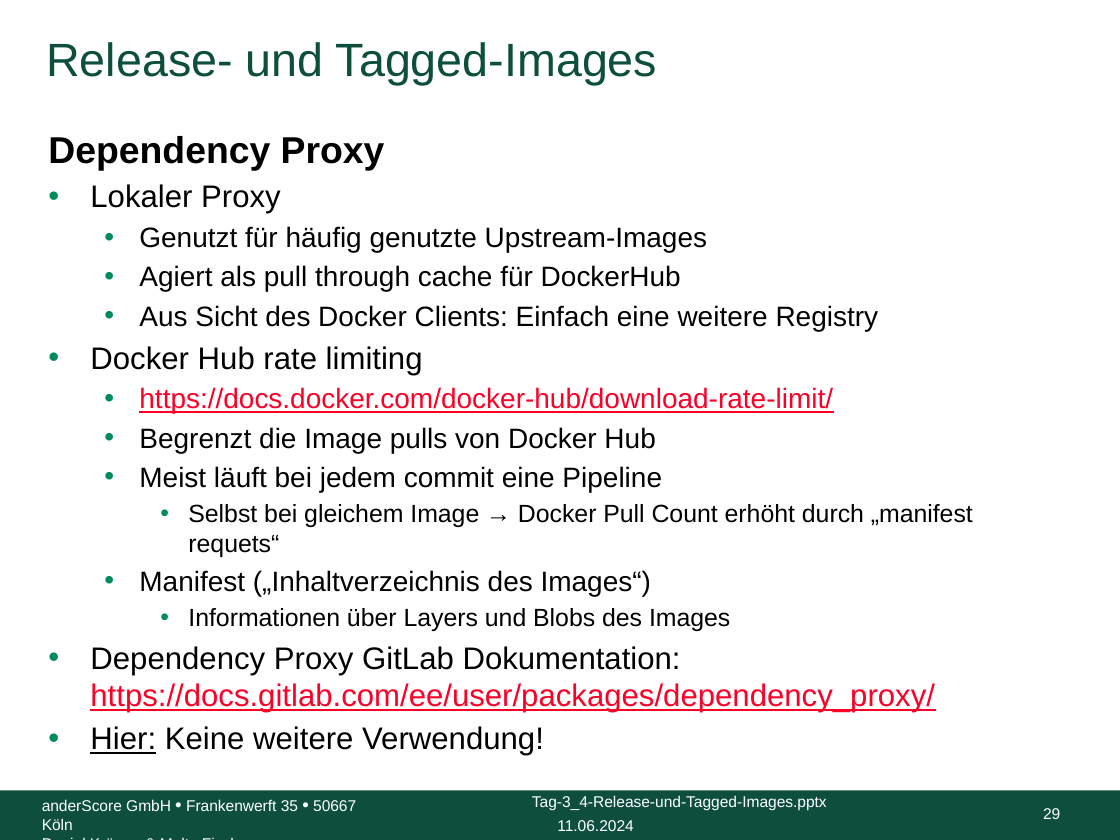
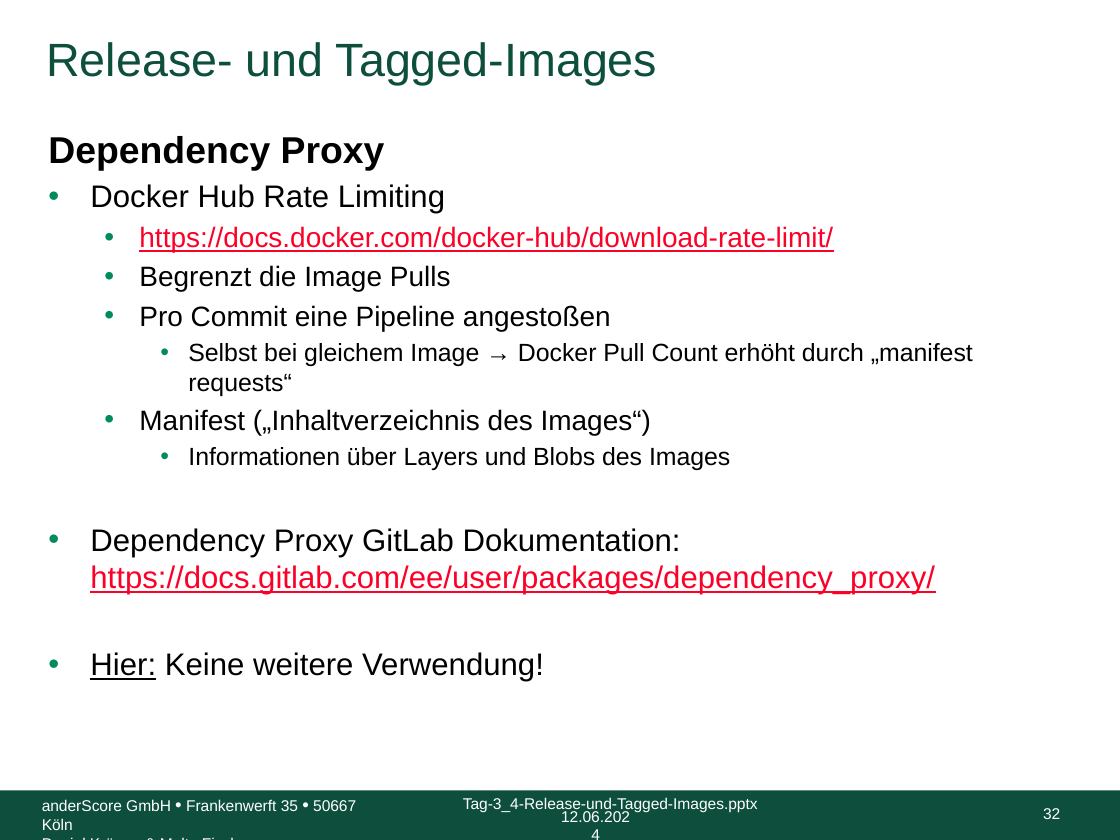
Before and after one commit to anderscore-gmbh/gitlab, a slide deck: slide 32 of slides/Tag-3_4-Release-und-Tagged-Images.pptx (slide 29 before the commit). Drawn at 1120x840 pixels with LibreOffice and Linux fonts; fonts in the diff are those of the drawing; background and template pictures are left out. Boxes give left, top, right and bottom in pixels: in the first picture for what was removed or moved away, otherwise in the second. Text is boxed around its words. In the diff, an @@ line names an element or a change of style, - is before the commit and + after.

```diff
--- a/slides/Tag-3_4-Release-und-Tagged-Images.pptx
+++ b/slides/Tag-3_4-Release-und-Tagged-Images.pptx
@@ text at box(90, 184, 445, 214): text changed; size 18 to 20 pt @@
-• Lokaler Proxy
-  • Genutzt für häufig genutzte Upstream-Images
-  • Agiert als pull through cache für DockerHub
-  • Aus Sicht des Docker Clients: Einfach eine weitere Registry
-• Docker Hub rate limiting
+• Docker Hub Rate Limiting
@@ text at box(139, 265, 973, 396): text changed; size 18 to 16 pt @@
-  • Begrenzt die Image pulls von Docker Hub
-  • Meist läuft bei jedem commit eine Pipeline
-    • Selbst bei gleichem Image → Docker Pull Count erhöht durch „manifest requets“
+  • Begrenzt die Image Pulls
+  • Pro Commit eine Pipeline angestoßen
+    • Selbst bei gleichem Image → Docker Pull Count erhöht durch „manifest requests“
@@ text "Tag-3_4-Release-und-Tagged-Images.pptx": place and size @@
-text "Tag-3_4-Release-und-Tagged-Images.pptx" at box(532, 795, 827, 811)
+text "Tag-3_4-Release-und-Tagged-Images.pptx" at box(463, 797, 758, 813)
@@ page number at box(1043, 808, 1060, 819): text changed @@
-29
+32
@@ text at box(561, 811, 630, 822): text changed @@
-11.06.2024
+12.06.2024
```
Also in this commit, not shown: 33 other slides changed, 3 slides added.
